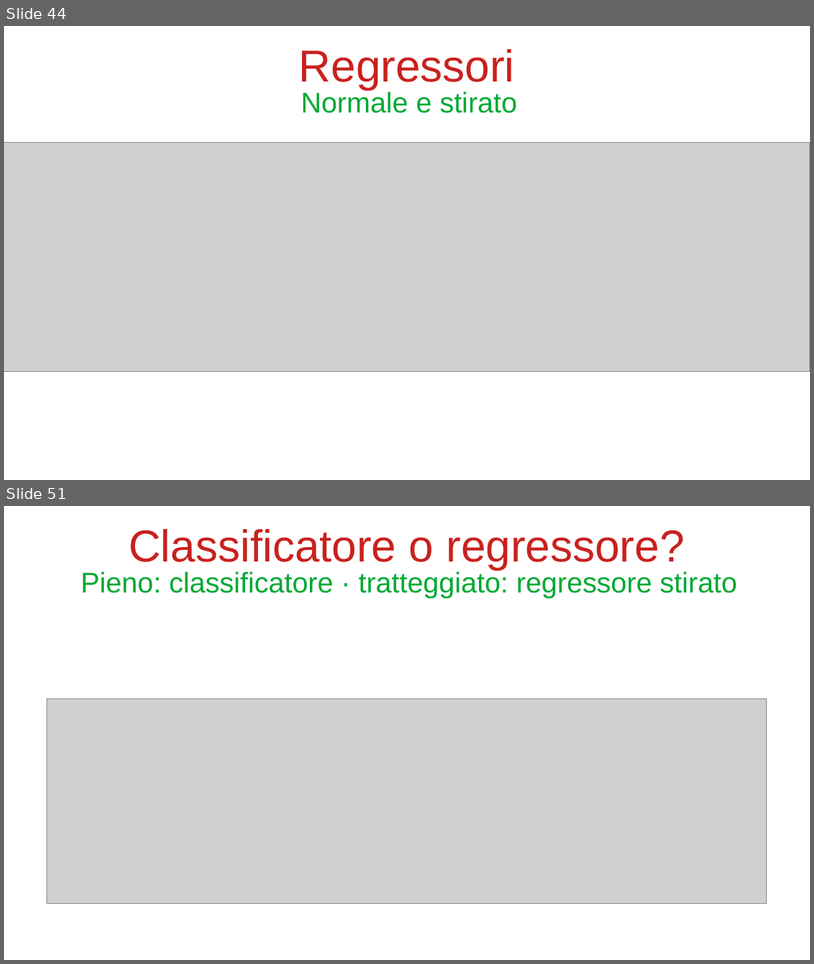
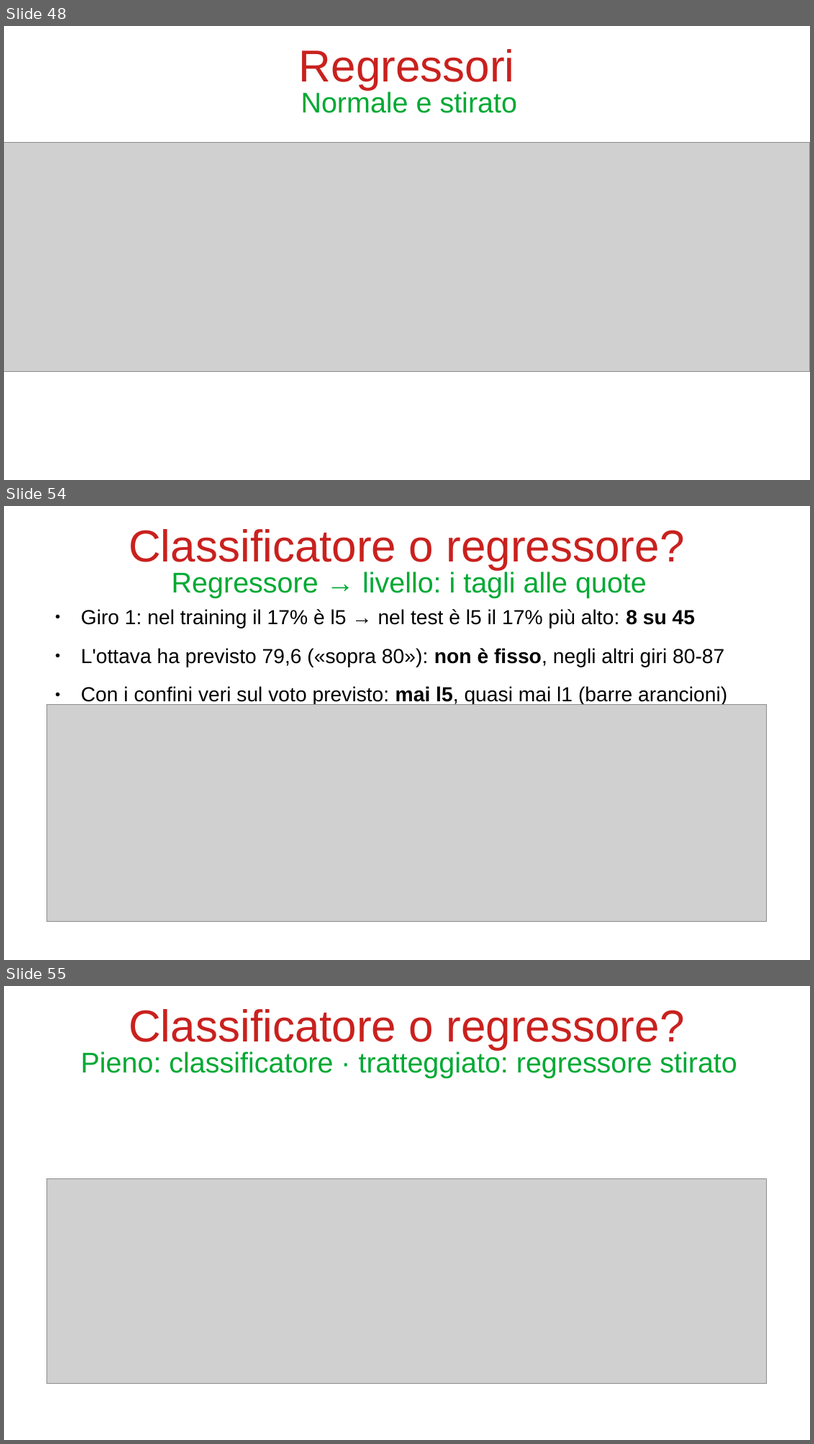
Before and after one commit to bianchi-john/PublisherClassification, a slide deck: Presentazioni/Stato finale/FinalState.odp. Shown one above the other, each under a label of ours: slides 44 and 51 before the commit, slides 48, 54 and 55 after it; the slides between them are not shown. The pictures are 814x964 and 814x1444 pixels, drawn with LibreOffice and Linux fonts; fonts in the diff are those of the drawing; grey boxes stand for pictures. Boxes give left, top, right and bottom in pixels: in the first picture for what was removed or moved away, otherwise in the second. Text is boxed around its words. In the diff, an @@ line names an element or a change of style, - is before the commit and + after.

```diff
--- a/Presentazioni/Stato finale/FinalState.odp
+++ b/Presentazioni/Stato finale/FinalState.odp
@@ slide 54 added at (x1=4, y1=506, x2=810, y2=960), background #FFFFFF @@
@@ title added at (x1=129, y1=529, x2=684, y2=569), 44 pt, text #C9211E @@
+Classificatore o regressore?
@@ title added at (x1=172, y1=570, x2=647, y2=598), 28 pt, text #00A933 @@
+Regressore → livello: i tagli alle quote
@@ text added at (x1=81, y1=609, x2=728, y2=705), 20 pt, text #000000 @@
+● Giro 1: nel training il 17% è l5 → nel test è l5 il 17% più alto: 8 su 45
+● L'ottava ha previsto 79,6 («sopra 80»): non è fisso, negli altri giri 80-87
+● Con i confini veri sul voto previsto: mai l5, quasi mai l1 (barre arancioni)
@@ picture added at (x1=47, y1=705, x2=767, y2=921) @@
@@ what was slide 44 is now slide 48 @@
@@ what was slide 51 is now slide 55 @@
```
Also in this commit, not shown: 3 slides changed, 6 other slides added, 3 slides removed, 20 other files.
